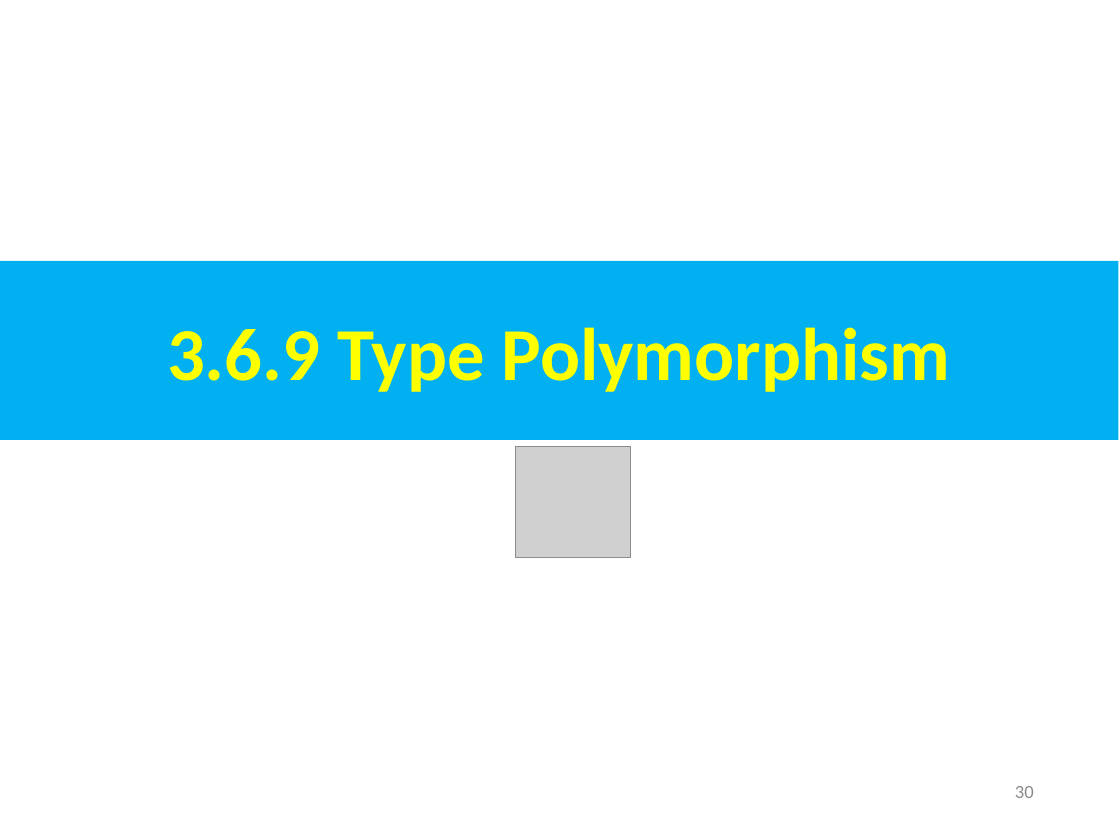
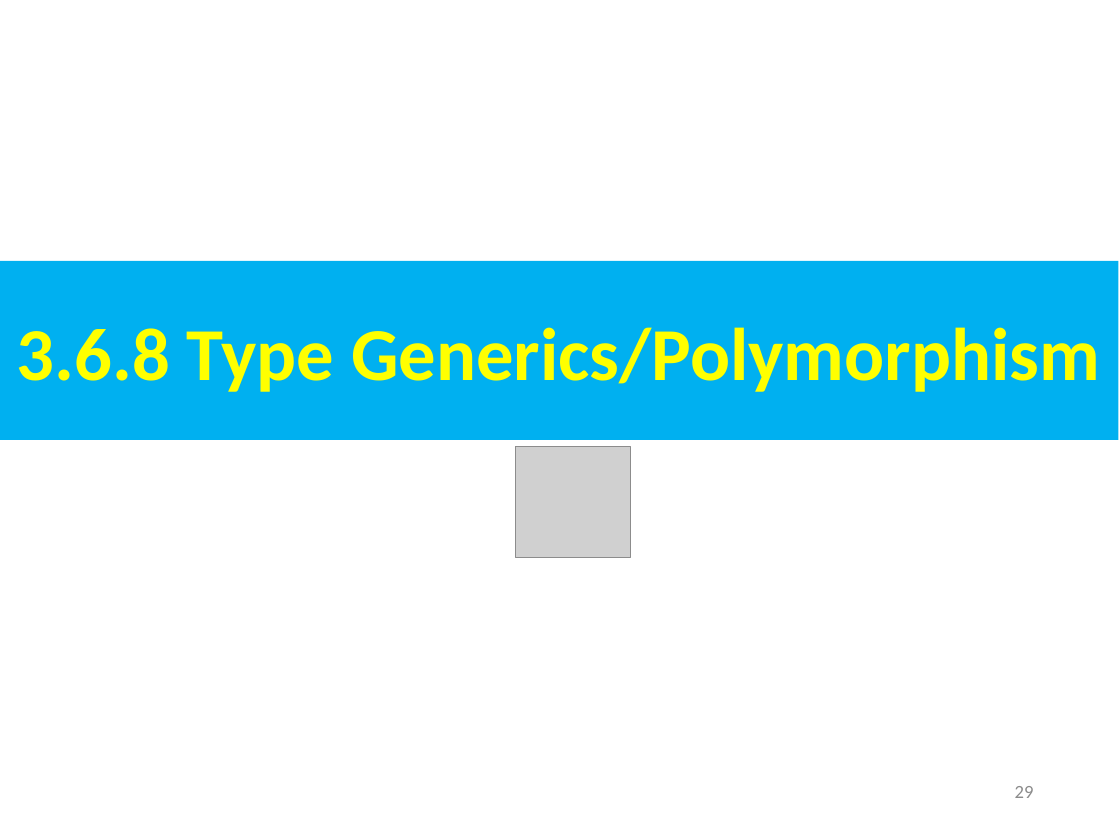
Before and after one commit to peterhchen/AIU_CS800_Chisel, a slide deck: slide 29 of 300_UCB_BC/003.6_Type/000_Video/003.6_Type.ppt (slide 30 before the commit). Drawn at 1120x840 pixels with LibreOffice and Linux fonts; fonts in the diff are those of the drawing; grey boxes stand for pictures. Boxes give left, top, right and bottom in pixels: in the first picture for what was removed or moved away, otherwise in the second. Text is boxed around its words. In the diff, an @@ line names an element or a change of style, - is before the commit and + after.

```diff
--- a/300_UCB_BC/003.6_Type/000_Video/003.6_Type.ppt
+++ b/300_UCB_BC/003.6_Type/000_Video/003.6_Type.ppt
@@ text in rectangle at box(17, 327, 1100, 392): text changed @@
-3.6.9 Type Polymorphism
+3.6.8 Type Generics/Polymorphism
@@ page number at box(1015, 786, 1034, 798): text changed @@
-30
+29
```
Also in this commit, not shown: 20 other slides changed, 26 slides added.
